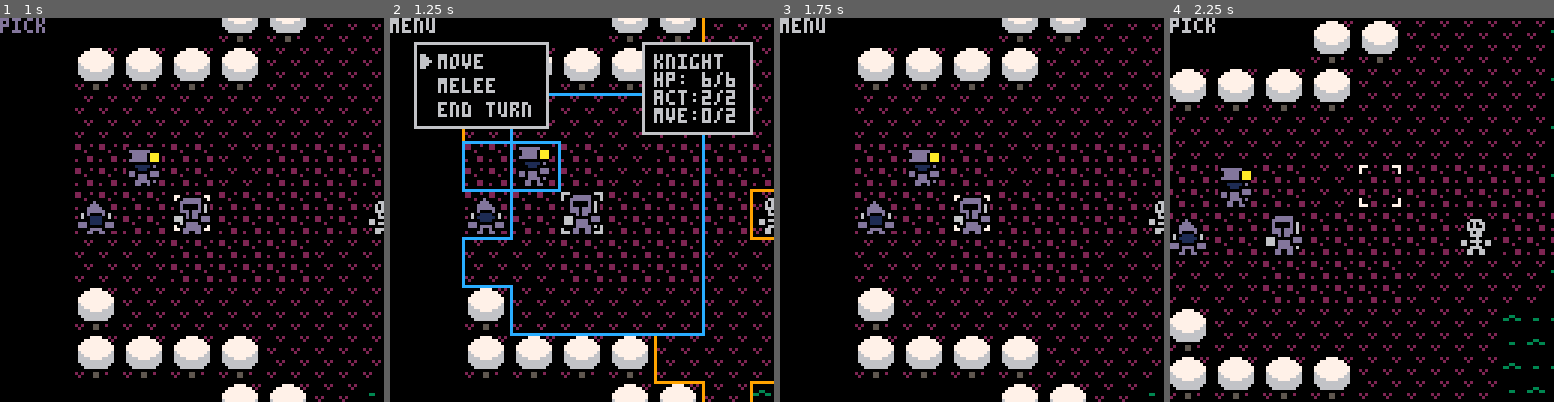
Above: before the commit, frames 1-4 (left to right).
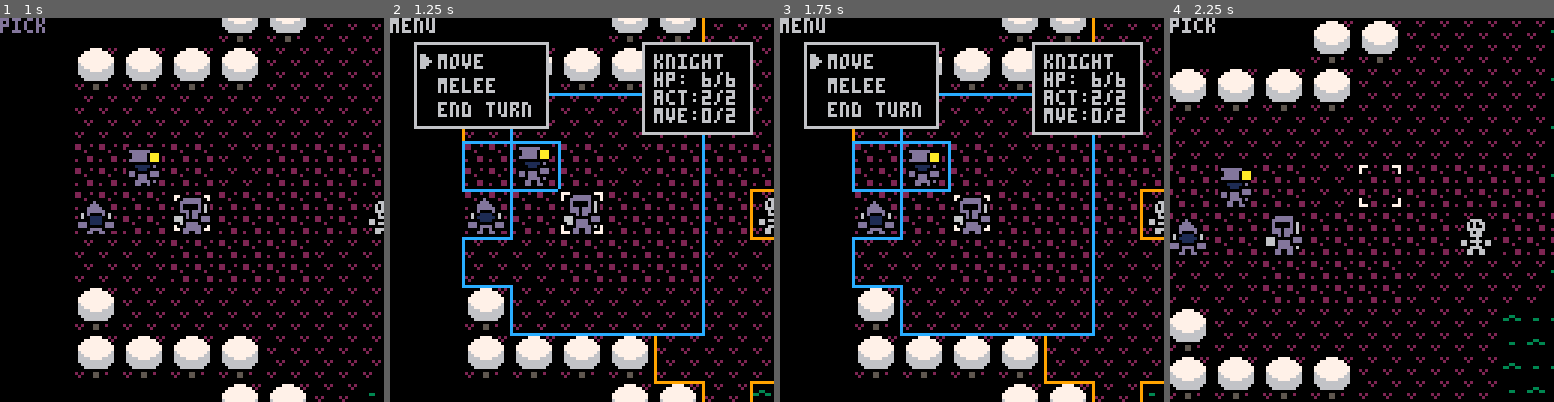
Above: after the commit, the same moments.

Repository: Amelia-Mowers/lavender_field
Game: PICO-8 cartridge lavender_field.p8
Same seed, same stepped clock (60 frames per second), same inputs: the game is played once before the commit and once after it.
Inputs:
- Up to frame 1 (1 s): tap X (X key) at 0.33 s; tap O (Z key) at 0.7 s
- Up to frame 2 (1.25 s): tap X (X key) at 1.07 s
- Up to frame 3 (1.75 s): hold Right from 1.6 s (still down); tap O (Z key) at 1.7 s
- Up to frame 4 (2.25 s): tap X (X key) at 1.85 s; release Right at 2.1 s; tap O (Z key) at 2.1 s; hold Up from 2.15 s (still down)

Frame 1 is identical in both runs. In frame 2, 0.1% of the frame differs, in the area x 43-56%, y 44-57%; in frame 3, 8.6%, in the area x 6-100%, y 0-100%; in frame 4, nothing differs.

Commit message:
implemented and refactored to use state_visbility

Diff:
--- a/mod/_init.lua
+++ b/mod/_init.lua
@@ -37,34 +37,17 @@
     camera_focus = pointer
     camera_pos = vec2:new()
 
-    menu_cursor = insert({
-            {visible_c, false},
-      {pos_c, vec2:new()},
-      {
-        menu_cursor_c,
-        menu_cursor:new(
-                action_menu,
-                vec2:new(-0.5,0)
-        )
-      },
-      {
-        sprite_c,
-        sprite:new(
-          st.menu_curs,
-          7,1
-        )
-      },
-      {static_c},
-    })
-
     target = insert({
       {pos_c, vec2:new()},
       {
         sprite_c,
-        sprite:new(st.point,2)
+        sprite:new(st.point,4)
       },
-      {visible_c, false},
-      {palette_c, {[7] = 6}}
+      {palette_c, {[7] = 6}},
+      {states_visible_c, {
+        target = true,
+        menu = true,
+      }}
     })
     target_selection = nil
 
--- a/mod/action_menu.lua
+++ b/mod/action_menu.lua
@@ -21,7 +21,7 @@
   return function()
     local tar = target_selection
 
-    visible_c[action_range], visible_c[action_range_2] = true, false
+    visible_c[action_range_2] = false
 
     local range = d_field:new(pos_c[tar], self.range_block_func)
     fill_zone_c[action_range].d_field = range
@@ -36,7 +36,11 @@
             {pos_c, pos:copy()},
             {possible_tar_c},
             {sprite_c, sprite:new(st.point, 4)},
-            {palette_c, {[7] = 9}}
+            {palette_c, {[7] = 9}},
+            {states_visible_c, {
+              target = true,
+              menu = true,
+            }}
           })
         end
       end
@@ -50,35 +54,57 @@
   action_range = insert({
     {pos_c, vec2:new(4, 4)},
     {fill_zone_c, fill_zone:new(d_field:new(vec2:new(), no_block), 12, 3)},
-    {visible_c, false},
+    {states_visible_c, {
+      target = true,
+      menu = true,
+    }}
   })
 
   action_range_2 = insert({
     {pos_c, vec2:new(4, 4)},
     {fill_zone_c, fill_zone:new(d_field:new(vec2:new(), no_block), 9, 3)},
     {visible_c, false},
+    {states_visible_c, {
+      target = true,
+      menu = true,
+    }}
   })
 
   action_menu = insert({
     {pos_c, vec2:new(.5, .5)},
-    {visible_c, false},
     {rect_c, rectangle:new(vec2:new(2, 2), 0, 6, 5)},
     {menu_c, menu:new({})},
     {menu_back_c, action_menu_back},
     {static_c},
+    {states_visible_c, {menu = true}}
+  })
+
+  menu_cursor = insert({
+    {pos_c, vec2:new()},
+    {
+      menu_cursor_c,
+      menu_cursor:new(
+              action_menu,
+              vec2:new(-0.5,0)
+      )
+    },
+    {
+      sprite_c,
+      sprite:new(
+        st.menu_curs,
+        7,1
+      )
+    },
+    {static_c},
+    {states_visible_c, {
+      menu = true
+    }},
   })
 end
 
 function action_menu_back()
   target_selection = nil
-  visible_c[target], visible_c[pointer] = false, true
-  visible_c[action_range], visible_c[action_range_2] = false, false
-
-  for e in pairs(possible_tar_c) do visible_c[e] = false end
-
   next_state = "pick"
-  hide_action_menu()
-  close_status_window()
 end
 
 function open_action_menu()
@@ -107,6 +133,7 @@
       {menu_select_c, a:menu_func()},
       {menu_move_onto_c, a:menu_move_onto()},
       {static_c},
+      {states_visible_c, {menu = true}}
     })
 
     menu.elems[menu_pos:key()] = elem
@@ -116,26 +143,16 @@
 
   rect_c[action_menu].size = menu_size + vec2:new(0.75, 1)
 
-  -- Show menu elements
-  visible_c[action_menu], visible_c[menu_cursor] = true, true
-  for _, e in pairs(menu.elems) do visible_c[e] = true end
+  open_status_window()
 
   local elem = menu.elems[vec2:new():key()]
-  open_status_window()
   menu_move_onto_c[elem]()
+
+  next_state = "menu"
 end
 
 function exit_action_menu()
-  visible_c[target], visible_c[pointer] = true, true
   next_state = "target"
-  hide_action_menu()
-end
-
-function hide_action_menu()
-  visible_c[action_menu], visible_c[menu_cursor] = false, false
-
-  local menu = menu_c[action_menu]
-  for _, e in pairs(menu.elems) do visible_c[e] = false end
 end
 
 function do_nothing() end
@@ -166,11 +183,6 @@
 
     -- Reset state
     selected_action, action_targets, needed_act_t, target_selection = nil, {}, nil, nil
-    visible_c[target], visible_c[action_range], visible_c[action_range_2] = false, false, false
-
-    for e in pairs(possible_tar_c) do visible_c[e] = false end
-
     next_state = "pick"
-    close_status_window()
   end
 end
--- a/mod/render.lua
+++ b/mod/render.lua
@@ -1,4 +1,5 @@
-sprite_c, text_c, rect_c, fill_zone_c, visible_c, palette_c, static_c, offset_c = batch_comp(8)
+-- Update the batch_comp line to include states_visible_c
+sprite_c, text_c, rect_c, fill_zone_c, visible_c, palette_c, static_c, offset_c, states_visible_c = batch_comp(9)
 
 function def(i, d)
   return i or d
@@ -119,7 +120,13 @@
     for e, comp in pairs(ct) do
       local p = pos_c[e]
       if static_c[e] or p.x >= min_x and p.x <= max_x and p.y >= min_y and p.y <= max_y then
-        if visible_c[e] == nil or visible_c[e] == true then
+        -- Check if entity should be visible based on the current state
+        local state_visible = true
+        if states_visible_c[e] then
+          state_visible = states_visible_c[e][state] == true
+        end
+
+        if (visible_c[e] == nil or visible_c[e] == true) and state_visible then
           add(layers[comp.order], {e = e, c = comp})
         end
       end
--- a/mod/status_screen.lua
+++ b/mod/status_screen.lua
@@ -8,25 +8,29 @@
 function init_status_window()
   status_window = insert {
     {pos_c, vec2:new(5.25, .5)},
-    {visible_c, false},
     {rect_c, rectangle:new(vec2:new(2.25, 1.9), 0, 6, 5)},
     {menu_c, menu:new({})},
     {menu_back_c, action_menu_back},
-    {static_c}
+    {static_c},
+    {states_visible_c, {
+      target = true,
+      menu = true,
+    }},
   }
   local tar = target_selection
   base_pos = pos_c[status_window] + vec2:new(.25, .25)
   status = insert {
     {pos_c, base_pos},
-    {visible_c, false},
     {static_c},
-    {text_c, text:new("", 6, nil, 7)}
+    {states_visible_c, {
+      target = true,
+      menu = true,
+    }},
+    {text_c, text:new("", 6, nil, 7)},
   }
 end
 
 function open_status_window()
-  visible_c[status] = true
-  visible_c[status_window] = true
   local tar = target_selection
   local h, a, mp, s = health_c[tar], actions_c[tar], move_points_c[tar], speed_c[tar]
   if state == "target" and selected_action then
@@ -55,8 +59,3 @@
   local status_txt = name_c[tar] .. "\n" .. "hp:" .. hs .. "\n" .. "act:" .. tostr(a) .. "/2 \n" .. "mve:" .. ms .. "\n"
   text_c[status].text = status_txt
 end
-
-function close_status_window()
-  visible_c[status] = false
-  visible_c[status_window] = false
-end
--- a/mod/target_control.lua
+++ b/mod/target_control.lua
@@ -19,8 +19,6 @@
       if tar != nil then
         target_selection = tar
         pos_c[target] = tar_pos:copy()
-        visible_c[target] = true
-        visible_c[pointer] = false
         pos_c[action_range] = tar_pos:copy()
         pos_c[action_range_2] = tar_pos:copy()
         next_state = "menu"
@@ -34,14 +32,7 @@
   function target_deselect()
     if btn(🅾️) then
       target_selection = nil
-      visible_c[target] = false
       next_state = "pick"
-      visible_c[action_range] = false
-      visible_c[action_range_2] = false
-      for e, _ in pairs(possible_tar_c) do
-        visible_c[e] = false
-      end
-      close_status_window()
     end
   end
 
